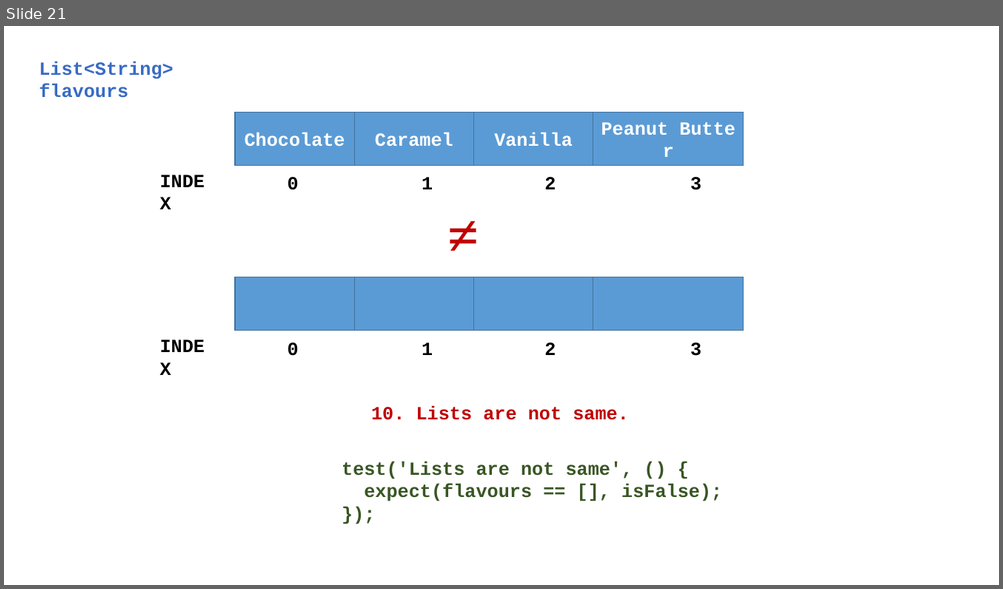
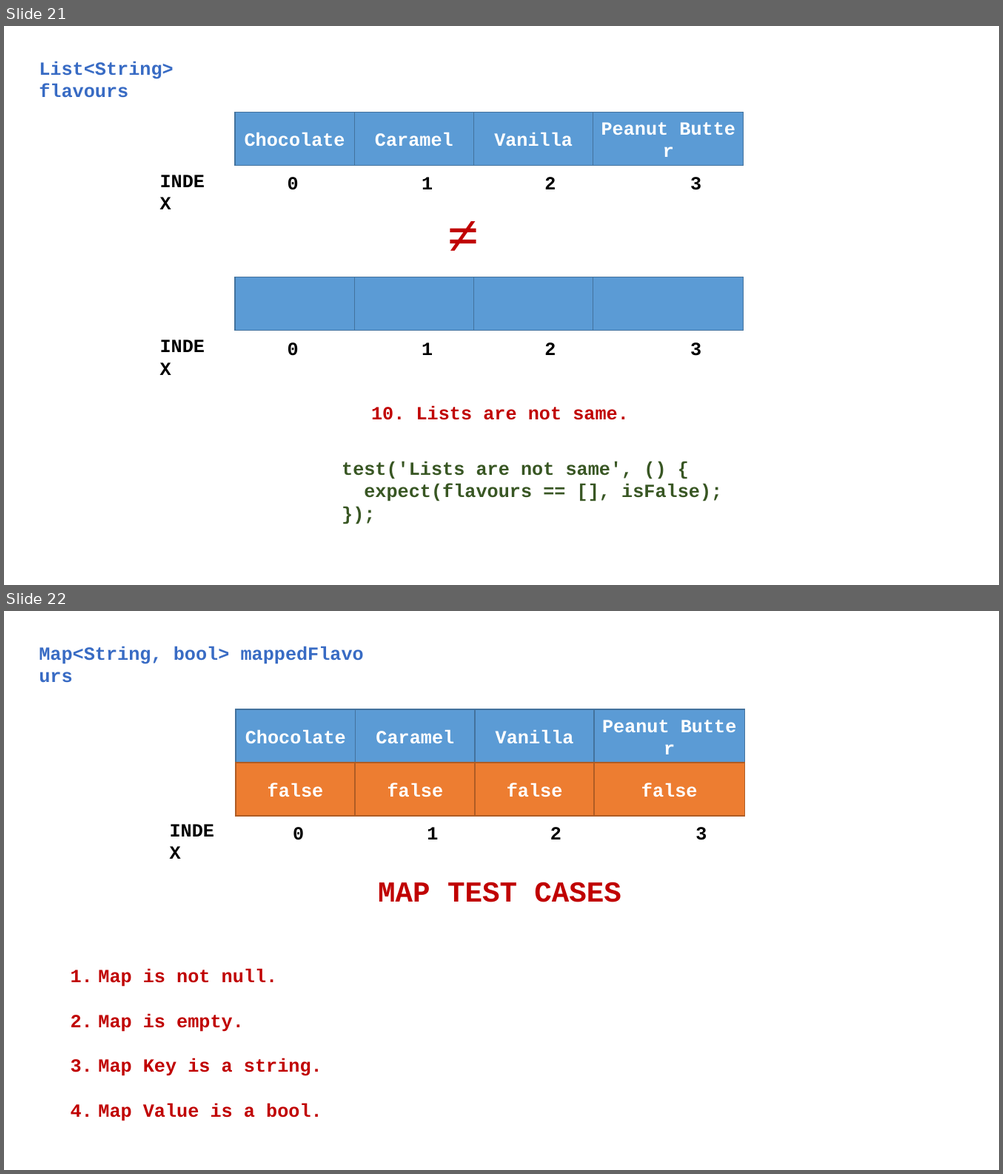
Before and after one commit to Zujaj/multiple_selection_dialogue_app, a slide deck: Multiple Selection Dialogue App.pptx. Shown one above the other, each under a label of ours: slide 21 before the commit, slides 21 and 22 after it. The pictures are 1003x589 and 1003x1174 pixels, drawn with LibreOffice and Linux fonts; fonts in the diff are those of the drawing. Boxes give left, top, right and bottom in pixels: in the first picture for what was removed or moved away, otherwise in the second. Text is boxed around its words. In the diff, an @@ line names an element or a change of style, - is before the commit and + after.

```diff
--- a/Multiple Selection Dialogue App.pptx
+++ b/Multiple Selection Dialogue App.pptx
@@ slide 22 added at [4,611,999,1170], background #FFFFFF @@
@@ text added at [39,646,230,664], 18 pt, text #386BC4, bold @@
+Map<String, bool> mappedFlavours
@@ group added at [236,709,744,815]: 8 rectangles @@
+Chocolate
+Caramel
+Vanilla
+Peanut Butter
+false
+false
+false
+false
@@ text added at [71,827,304,1073], 18 pt, text #000000, bold @@
+0 1 2 3
@@ text added at [162,815,228,845], 18 pt, text #000000, bold @@
+INDEX
@@ text added at [378,882,620,903], 28 pt, text #C00000, bold @@
+MAP TEST CASES
@@ text added at [98,969,322,1122], 18 pt, text #C00000, bold @@
+1. Map is not null.
+2. Map is empty.
+3. Map Key is a string.
+4. Map Value is a bool.
```
Also in this commit, not shown: 2 slides changed, 4 other slides added.
